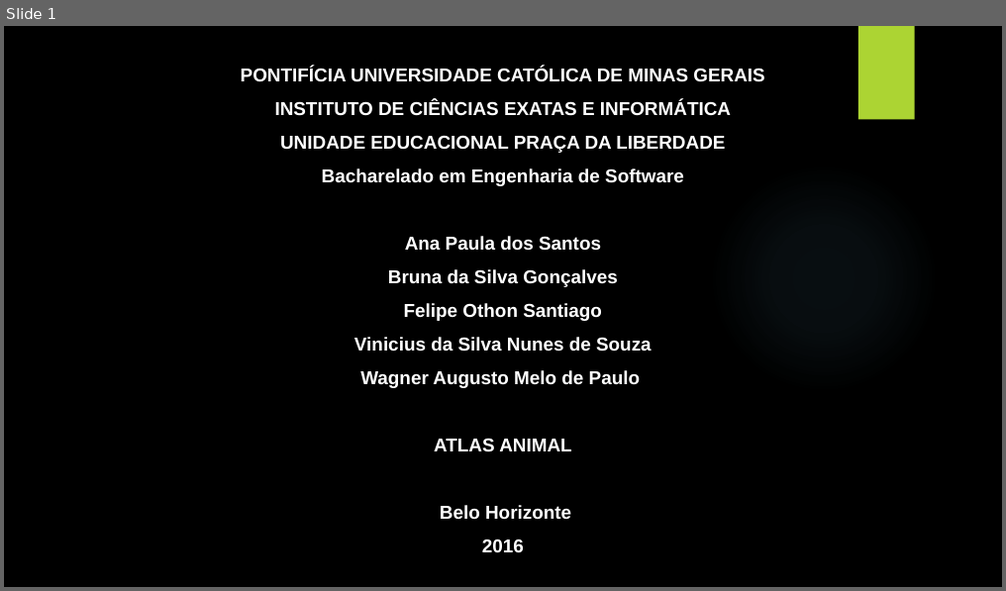
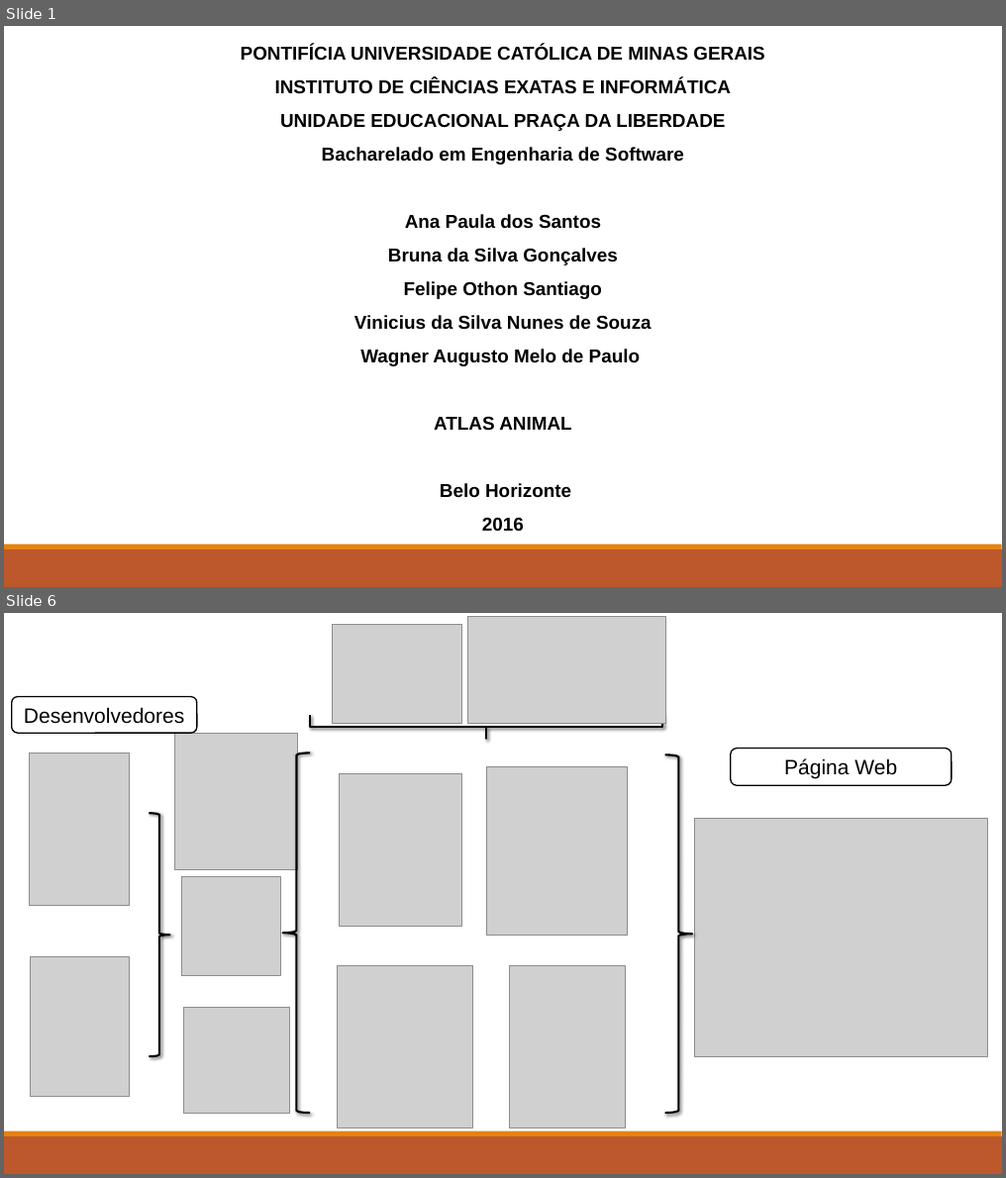
Before and after one commit to wagneramelo/tisAtlas, a slide deck: Documentos/Segunda apresentação TIS .pptx. Shown one above the other, each under a label of ours: slide 1 before the commit, slides 1 and 6 after it; the slides between them are not shown. The pictures are 1006x591 and 1006x1178 pixels, drawn with LibreOffice and Linux fonts; fonts in the diff are those of the drawing; grey boxes stand for pictures; background and template pictures are left out. Boxes give left, top, right and bottom in pixels: in the first picture for what was removed or moved away, otherwise in the second. Text is boxed around its words. In the diff, an @@ line names an element or a change of style, - is before the commit and + after.

Commit message:
Atualização documento e atualização do site parte Felipe  Othon

```diff
--- a/Documentos/Segunda apresentação TIS .pptx
+++ b/Documentos/Segunda apresentação TIS .pptx
@@ slide 6 added at (4,613,1002,1174), background #FFFFFF; not listed: 2 template elements that a slide beside it also shows @@
@@ picture added at (333,624,462,723) @@
@@ picture added at (468,617,665,724) @@
@@ rounded rectangle added at (12,697,197,733), fill #FFFFFF, outline #000000 1.25 pt, 20 pt, text #000000 @@
+Desenvolvedores
@@ right brace added at (310,715,661,739), outline #000000 2 pt @@
@@ picture added at (30,753,129,906) @@
@@ picture added at (174,733,297,869) @@
@@ right brace added at (283,753,310,1113), outline #000000 2 pt @@
@@ right brace added at (665,756,692,1113), outline #000000 2 pt @@
@@ rounded rectangle added at (731,749,951,786), fill #FFFFFF, outline #000000 1.25 pt, 20 pt, text #000000 @@
+Página Web
@@ picture added at (340,774,461,927) @@
@@ picture added at (487,767,627,935) @@
@@ right brace added at (150,814,170,1057), outline #000000 2 pt @@
@@ picture added at (694,818,988,1057) @@
@@ picture added at (182,877,281,976) @@
@@ picture added at (30,958,129,1096) @@
@@ picture added at (338,966,472,1128) @@
@@ picture added at (509,966,625,1128) @@
@@ picture added at (183,1008,289,1113) @@
@@ slide 1 changed as well @@
@@ background picture (left out) to #FFFFFF @@
@@ text "PONTIFÍCIA UNIVERSIDADE CATÓLICA DE MINAS ..." at (241,45,764,532): text colour #FFFFFF to #000000 @@
@@ rectangle removed at (858,26,915,120) @@
@@ ellipse removed at (709,163,939,393) @@
@@ rectangle added at (4,550,1002,587), fill #BD582C @@
@@ rectangle added at (4,545,1002,550), fill #E48312 @@
```
Also in this commit, not shown: 4 other slides changed, 3 other slides added, 3 slides removed, 8 other files.
